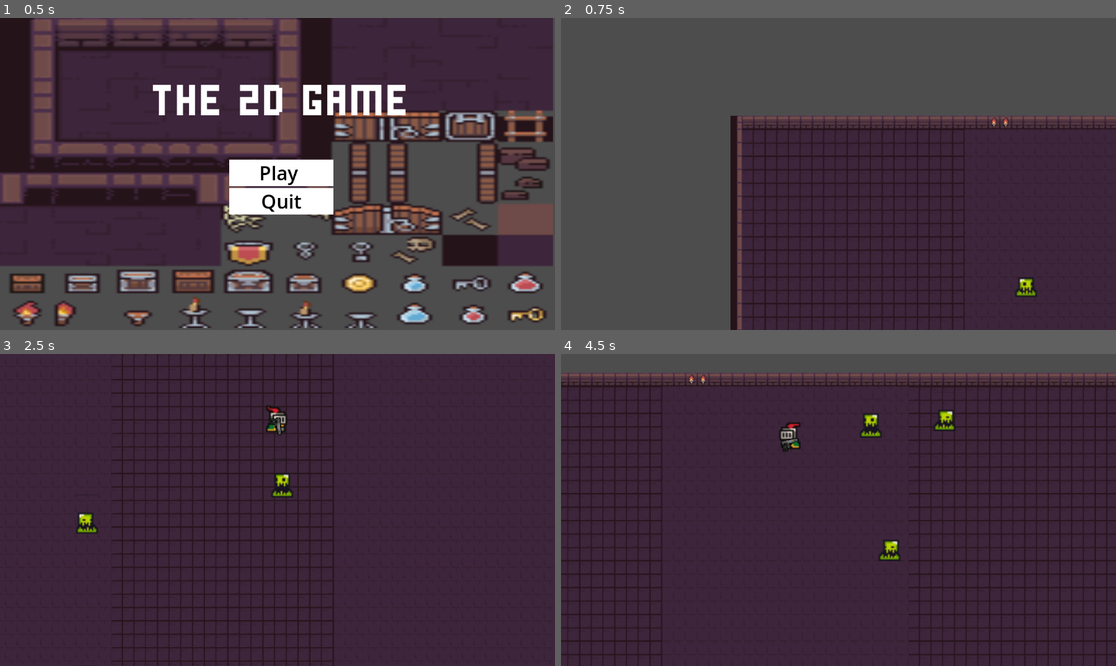
Above: before the commit, frames 1-4 (two rows, left to right).
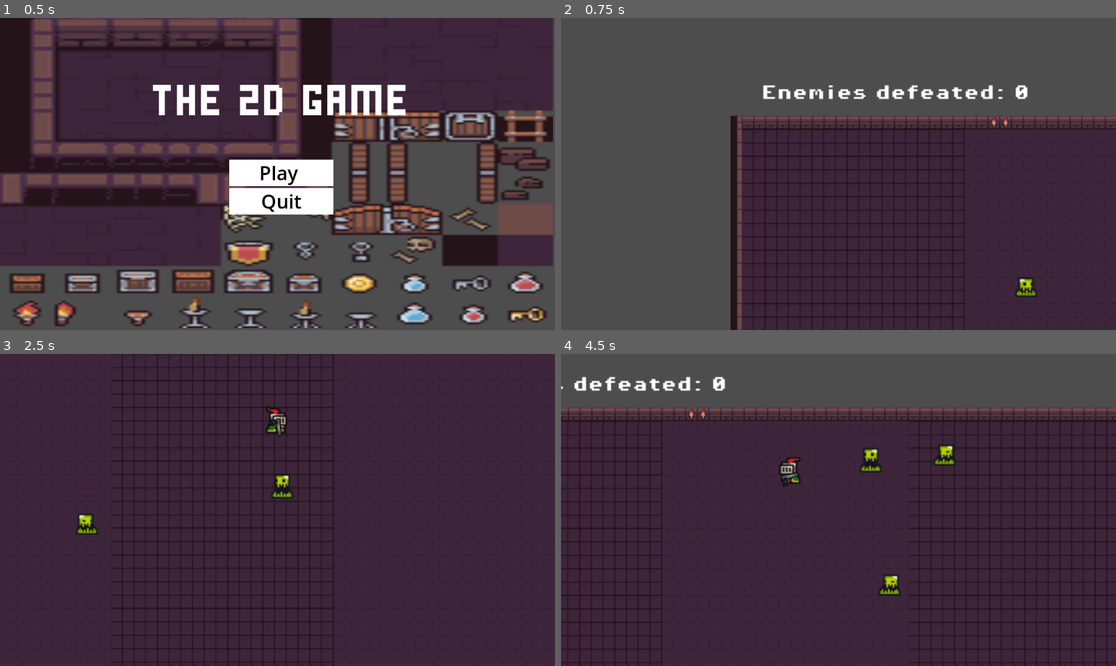
Above: after the commit, the same moments.

Repository: VergilDsanji66/The2DGame
Game: Godot game, scene res://Scenes/MainMenu.tscn
Same seed, same stepped clock (60 frames per second), same inputs: the game is played once before the commit and once after it.
Inputs (mouse positions are in pixels of both pictures, inside the frame that each line leads up to):
- Up to frame 1 (0.5 s): no input
- Up to frame 2 (0.75 s): click "Play" at 0.5 s
- Up to frame 3 (2.5 s): tap Enter (ui_accept) at 1.25, 1.52, 2.27 s; move the mouse to (249, 572) at 1.27 s; hold F 1.28-2.03 s; hold Up (ui_up) from 1.28 s (still down); click (249, 572) at 1.42 s; move the mouse to (444, 556) at 2.02 s; tap Q at 2.1 s
- Up to frame 4 (4.5 s): move the mouse to (672, 463) at 2.77 s; release Up (ui_up) at 2.78 s; hold Left (ui_left) 2.78-4.28 s; tap Space at 2.85 s; move the mouse to (866, 510) at 3.52 s; tap F at 3.6 s; click (866, 510) at 3.67 s; tap Enter (ui_accept) at 3.77 s; move the mouse to (755, 432) at 4.27 s; hold Down (ui_down) from 4.28 s (still down); tap Q at 4.35 s

Frame 1 is identical in both runs. In frame 2, 1.0% of the frame differs, in the area x 36-85%, y 21-27%; in frame 3, 1.5%; in frame 4, 17%, in the area x 0-100%, y 6-97%.

Commit message:
Added Gun and mob's death sounds

Diff:
--- a/Scenes/Stage 1/audio_stream_player_2d.tscn
+++ b/Scenes/Stage 1/audio_stream_player_2d.tscn
@@ -4,4 +4,5 @@
 
 [node name="AudioStreamPlayer2D" type="AudioStreamPlayer2D"]
 stream = ExtResource("1_cq7xh")
+volume_db = 10.947
 autoplay = true
--- a/Scenes/Stage 1/game.tscn
+++ b/Scenes/Stage 1/game.tscn
@@ -1,6 +1,8 @@
-[gd_scene load_steps=12 format=3 uid="uid://crg5d7is6vim4"]
-
+[gd_scene load_steps=14 format=3 uid="uid://crg5d7is6vim4"]
+
+[ext_resource type="Script" path="res://scripts/game_manager.gd" id="1_0pa1b"]
 [ext_resource type="Texture2D" uid="uid://dg3ytfitip123" path="res://Assets/character and tileset/demonstration.png" id="1_0557w"]
+[ext_resource type="FontFile" uid="uid://cl1kyccdwnp7o" path="res://brackeys_platformer_assets/fonts/PixelOperator8-Bold.ttf" id="2_k1kyu"]
 [ext_resource type="PackedScene" uid="uid://mdtudgdcs0n" path="res://scripts/player/player.tscn" id="2_l6aqr"]
 [ext_resource type="Script" path="res://addons/phantom_camera/scripts/phantom_camera_host/phantom_camera_host.gd" id="6_cux4h"]
 [ext_resource type="PackedScene" uid="uid://bidbt72hyi5eq" path="res://scripts/mobs/mobs.tscn" id="7_qggcr"]
@@ -231,6 +233,20 @@
 [node name="game" type="Node2D"]
 scale = Vector2(0.75, 0.75)
 
+[node name="GameManager" type="Node" parent="."]
+unique_name_in_owner = true
+script = ExtResource("1_0pa1b")
+
+[node name="ScoreLabel" type="Label" parent="GameManager"]
+offset_left = 4.0
+offset_top = -39.0
+offset_right = 338.0
+offset_bottom = -4.0
+theme_override_fonts/font = ExtResource("2_k1kyu")
+text = "Enemies defeated: 0"
+horizontal_alignment = 1
+autowrap_mode = 2
+
 [node name="TileMap" type="TileMap" parent="."]
 light_mask = 0
 position = Vector2(1150.67, 509.333)
@@ -250,7 +266,7 @@
 scale = Vector2(1.33333, 1.33333)
 zoom = Vector2(2, 2)
 limit_left = -16
-limit_top = -27
+limit_top = -63
 limit_right = 1523
 limit_bottom = 729
 limit_smoothed = true
@@ -275,7 +291,7 @@
 dead_zone_width = 0.117
 dead_zone_height = 0.214
 limit_left = -16
-limit_top = -27
+limit_top = -63
 limit_right = 1523
 limit_bottom = 729
 
@@ -283,7 +299,8 @@
 position = Vector2(1037.33, 413.333)
 
 [node name="CollisionShape2D" type="CollisionShape2D" parent="camera_bounds"]
-position = Vector2(-33.3299, 53.3337)
+visible = false
+position = Vector2(-62.6632, 49.3337)
 shape = SubResource("RectangleShape2D_npclp")
 disabled = true
 
--- /dev/null
+++ b/scripts/game_manager.gd
@@ -0,0 +1,9 @@
+extends Node
+
+@onready var score_label: Label = $ScoreLabel
+
+var score = 0
+
+func add_point():
+	score += 1
+	score_label.text = "Enemies Defeated: "+ str(score)
--- a/scripts/mobs/mobs.gd
+++ b/scripts/mobs/mobs.gd
@@ -1,5 +1,10 @@
 extends CharacterBody2D
 
+@onready var game_manager: Node = %GameManager
+@onready var animation_player: AnimationPlayer = $AnimationPlayer
+@onready var gun_shot: AudioStreamPlayer2D = $GunShot
+
+#@onready var mob_death_sfx: AudioStreamPlayer2D = $MobDeathSFX
 @onready var sprite = $AnimatedSprite2D  # Adjust path if necessary
 var player  # Reference to the player or target node
 var min_distance = 20.0  # Minimum distance before stopping
@@ -12,9 +17,13 @@
 	player = get_parent().get_node("Player")  # Adjust the path to your player node
 
 func take_damage():
+	#mob_death_sfx.play()
+	gun_shot.play()
 	health -= 1
 	if health == 0:
-		queue_free()
+		game_manager.add_point()     #label for score counter
+		animation_player.play("mobdeath")  #sound when mobs die
+		#queue_free()
 	else:
 		sprite.play("hurt")
 
@@ -46,6 +55,8 @@
 		move_and_slide()
 
 func _on_body_entered(body: Node2D) -> void:
+	  #How many mobs where killed
+
 	if body == player:  # Check if the body is the player
 		if player.has_method("take_damage"):
 			player.take_damage()  # Inflict damage on the player
--- a/scripts/mobs/mobs.tscn
+++ b/scripts/mobs/mobs.tscn
@@ -1,7 +1,9 @@
-[gd_scene load_steps=10 format=3 uid="uid://bidbt72hyi5eq"]
+[gd_scene load_steps=15 format=3 uid="uid://bidbt72hyi5eq"]
 
 [ext_resource type="Texture2D" uid="uid://qpxsk6w38ah" path="res://brackeys_platformer_assets/sprites/slime_green.png" id="1_dvaic"]
 [ext_resource type="Script" path="res://scripts/mobs/mobs.gd" id="1_n65js"]
+[ext_resource type="AudioStream" uid="uid://c3r1yc71jiede" path="res://brackeys_platformer_assets/sounds/explosion.wav" id="3_obdpb"]
+[ext_resource type="AudioStream" uid="uid://b2ur8wu81htln" path="res://Assets/Music/Sounds/meaty-gunshot-101257.mp3" id="4_reuon"]
 
 [sub_resource type="AtlasTexture" id="AtlasTexture_ppd17"]
 atlas = ExtResource("1_dvaic")
@@ -54,6 +56,104 @@
 [sub_resource type="CircleShape2D" id="CircleShape2D_jkqux"]
 radius = 9.05539
 
+[sub_resource type="Animation" id="Animation_nh3eu"]
+resource_name = "mobdeath"
+tracks/0/type = "value"
+tracks/0/imported = false
+tracks/0/enabled = true
+tracks/0/path = NodePath("AnimatedSprite2D:visible")
+tracks/0/interp = 1
+tracks/0/loop_wrap = true
+tracks/0/keys = {
+"times": PackedFloat32Array(0.0666667),
+"transitions": PackedFloat32Array(1),
+"update": 1,
+"values": [false]
+}
+tracks/1/type = "value"
+tracks/1/imported = false
+tracks/1/enabled = true
+tracks/1/path = NodePath("CollisionShape2D:disabled")
+tracks/1/interp = 1
+tracks/1/loop_wrap = true
+tracks/1/keys = {
+"times": PackedFloat32Array(0.0666667),
+"transitions": PackedFloat32Array(1),
+"update": 1,
+"values": [true]
+}
+tracks/2/type = "value"
+tracks/2/imported = false
+tracks/2/enabled = true
+tracks/2/path = NodePath("MobDeathSFX:playing")
+tracks/2/interp = 1
+tracks/2/loop_wrap = true
+tracks/2/keys = {
+"times": PackedFloat32Array(0.0666667),
+"transitions": PackedFloat32Array(1),
+"update": 1,
+"values": [true]
+}
+tracks/3/type = "method"
+tracks/3/imported = false
+tracks/3/enabled = true
+tracks/3/path = NodePath(".")
+tracks/3/interp = 1
+tracks/3/loop_wrap = true
+tracks/3/keys = {
+"times": PackedFloat32Array(1),
+"transitions": PackedFloat32Array(1),
+"values": [{
+"args": [],
+"method": &"queue_free"
+}]
+}
+
+[sub_resource type="Animation" id="Animation_1s5o7"]
+length = 0.001
+tracks/0/type = "value"
+tracks/0/imported = false
+tracks/0/enabled = true
+tracks/0/path = NodePath("AnimatedSprite2D:visible")
+tracks/0/interp = 1
+tracks/0/loop_wrap = true
+tracks/0/keys = {
+"times": PackedFloat32Array(0),
+"transitions": PackedFloat32Array(1),
+"update": 1,
+"values": [true]
+}
+tracks/1/type = "value"
+tracks/1/imported = false
+tracks/1/enabled = true
+tracks/1/path = NodePath("CollisionShape2D:disabled")
+tracks/1/interp = 1
+tracks/1/loop_wrap = true
+tracks/1/keys = {
+"times": PackedFloat32Array(0),
+"transitions": PackedFloat32Array(1),
+"update": 1,
+"values": [false]
+}
+tracks/2/type = "value"
+tracks/2/imported = false
+tracks/2/enabled = true
+tracks/2/path = NodePath("MobDeathSFX:playing")
+tracks/2/interp = 1
+tracks/2/loop_wrap = true
+tracks/2/keys = {
+"times": PackedFloat32Array(0),
+"transitions": PackedFloat32Array(1),
+"update": 1,
+"values": [false]
+}
+
+[sub_resource type="AnimationLibrary" id="AnimationLibrary_ss561"]
+_data = {
+"RESET": SubResource("Animation_1s5o7"),
+"mobdeath": SubResource("Animation_nh3eu")
+}
+
 [node name="mob" type="CharacterBody2D"]
 collision_layer = 2
 collision_mask = 3
@@ -71,3 +171,17 @@
 [node name="CollisionShape2D" type="CollisionShape2D" parent="."]
 position = Vector2(-1, 1)
 shape = SubResource("CircleShape2D_jkqux")
+
+[node name="MobDeathSFX" type="AudioStreamPlayer2D" parent="."]
+stream = ExtResource("3_obdpb")
+volume_db = 19.755
+
+[node name="GunShot" type="AudioStreamPlayer2D" parent="."]
+stream = ExtResource("4_reuon")
+volume_db = 8.589
+pitch_scale = 2.71
+
+[node name="AnimationPlayer" type="AnimationPlayer" parent="."]
+libraries = {
+"": SubResource("AnimationLibrary_ss561")
+}
--- a/scripts/player/player.gd
+++ b/scripts/player/player.gd
@@ -1,5 +1,6 @@
 extends CharacterBody2D
 
+@onready var mob_death_sfx: AudioStreamPlayer2D = $MobDeathSFX
 @export var speed: float = 200
 var health = 2
 
Not shown, added: Assets/Music/Sounds/meaty-gunshot-101257.mp3.import
Not shown, added: Assets/Music/Sounds/mixkit-short-laser-gun-shot-1670.wav.import
Not shown, added: Assets/Music/Sounds/meaty-gunshot-101257.mp3
Not shown, added: Assets/Music/Sounds/mixkit-short-laser-gun-shot-1670.wav
